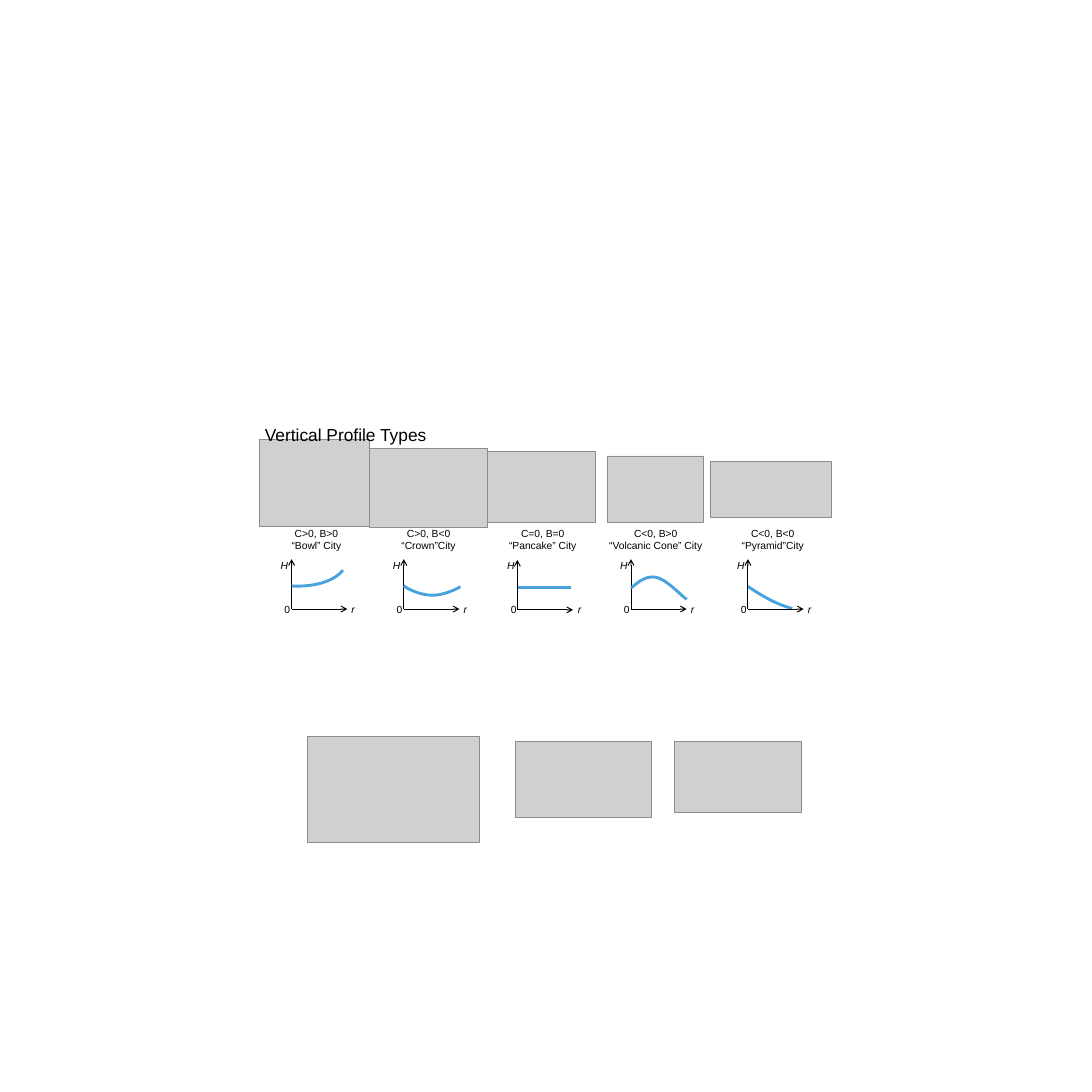
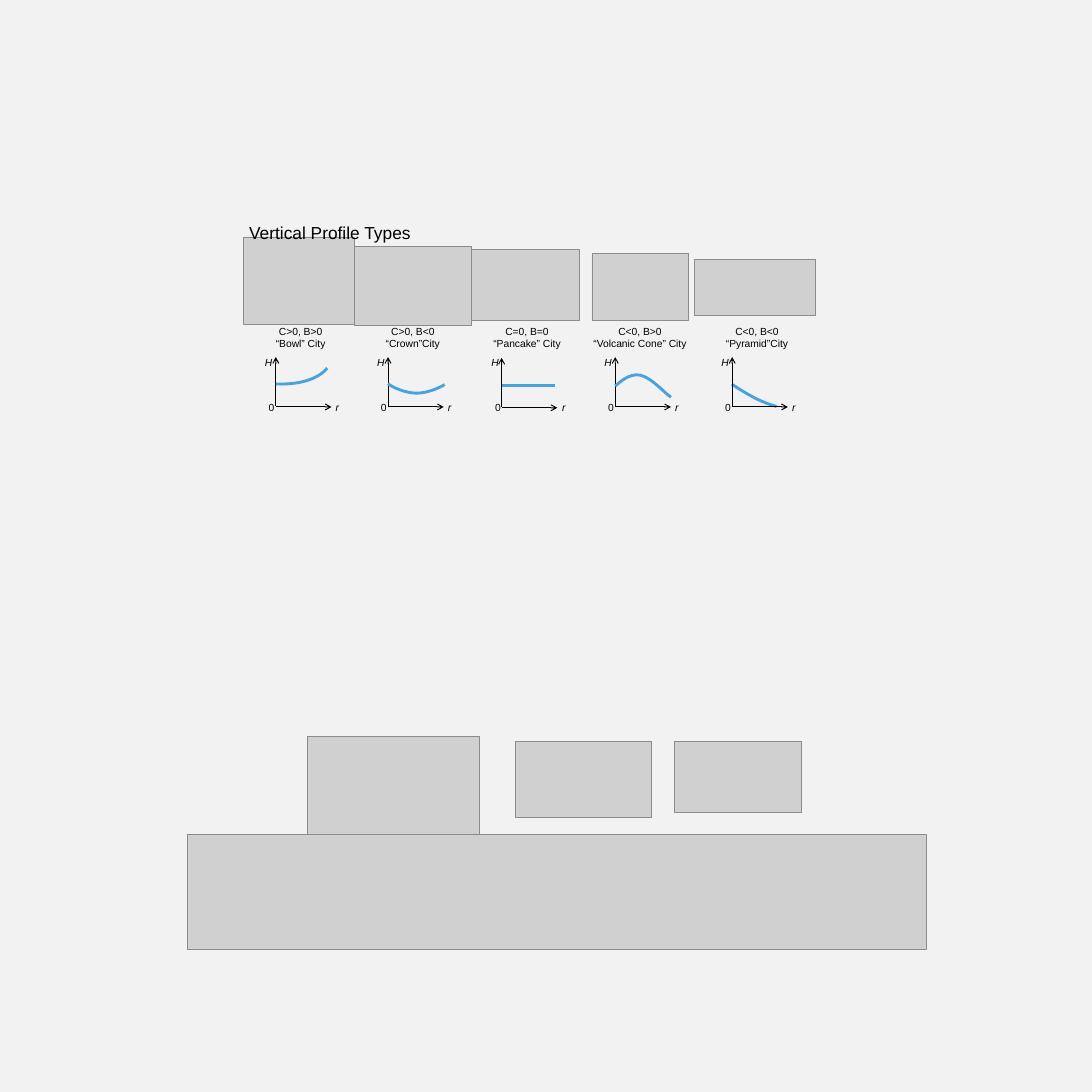
Before and after one commit to liang-jia-qi/Urban_Growth_Codes, a slide deck: slide 2 of Presentations/Graphs/Parameters Scatter.pptx (slide 7 before the commit). Drawn at 1092x1092 pixels with LibreOffice and Linux fonts; fonts in the diff are those of the drawing; grey boxes stand for pictures. Boxes give left, top, right and bottom in pixels: in the first picture for what was removed or moved away, otherwise in the second. Text is boxed around its words. In the diff, an @@ line names an element or a change of style, - is before the commit and + after.

```diff
--- a/Presentations/Graphs/Parameters Scatter.pptx
+++ b/Presentations/Graphs/Parameters Scatter.pptx
@@ background #FFFFFF to #F2F2F2 @@
@@ 21 texts, 10 arrows, 3 pictures, 2 freeform shapes: place and size @@
-21 texts, 10 arrows, 3 pictures, 2 freeform shapes at [259,427,811,613]
+21 texts, 10 arrows, 3 pictures, 2 freeform shapes at [244,226,795,411]
@@ 2 pictures, 2 freeform shapes, 1 line: place and size @@
-2 pictures, 2 freeform shapes, 1 line at [370,449,831,609]
+2 pictures, 2 freeform shapes, 1 line at [354,246,815,406]
@@ picture added at [187,834,927,949] @@
```
Also in this commit, not shown: 14 other slides changed, 1 slide added, 2 slides removed, 7 other files.
